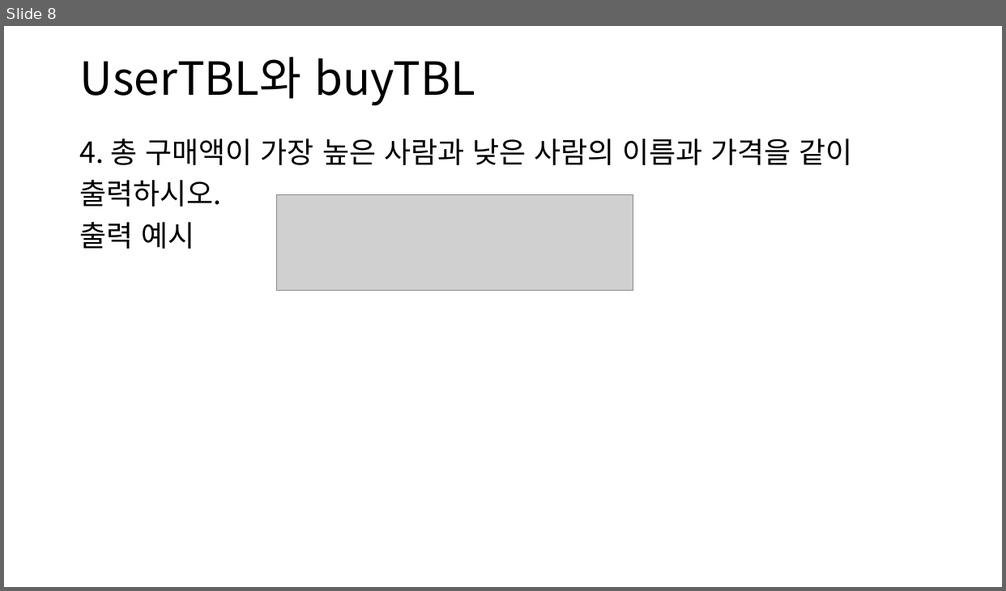
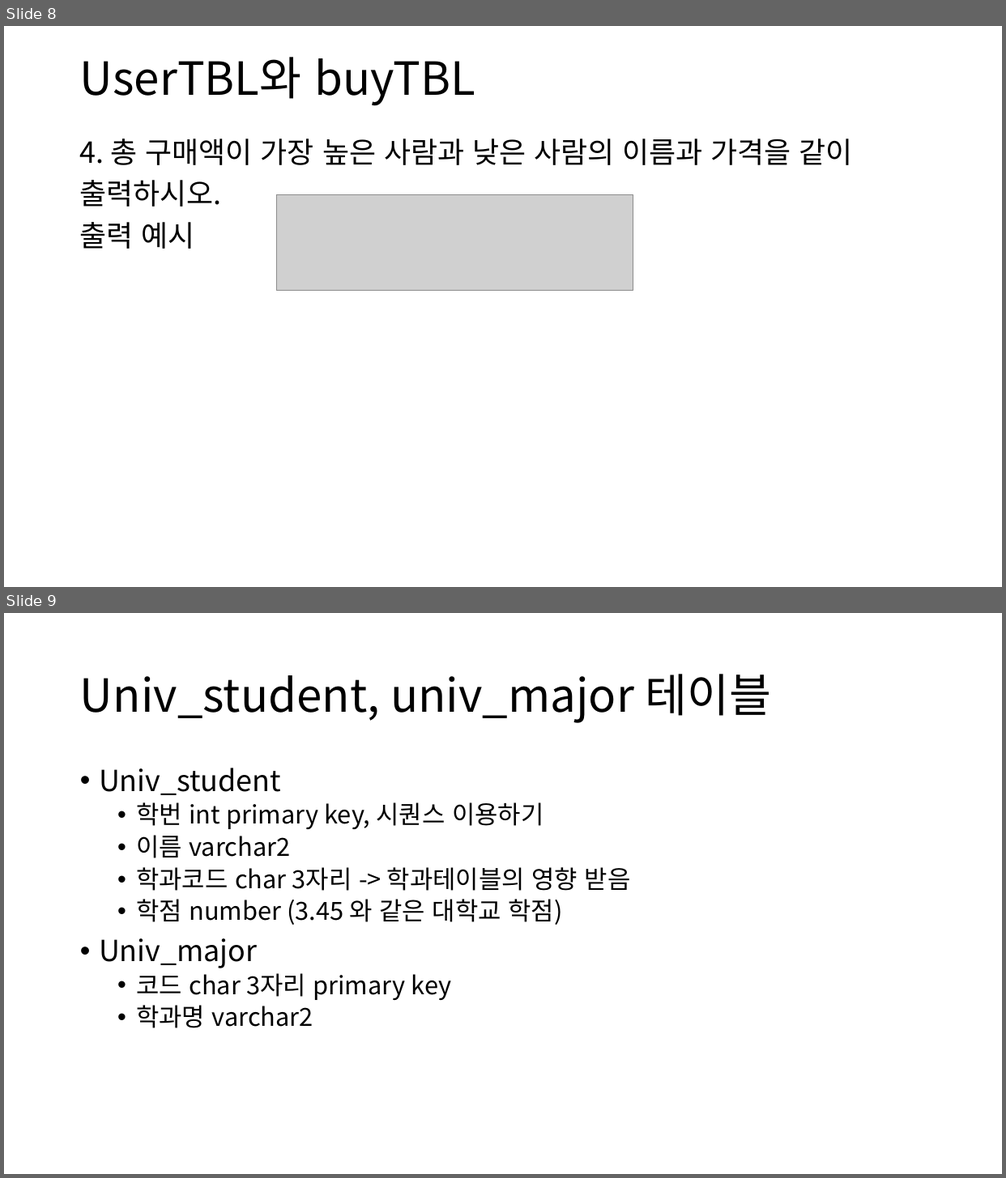
Before and after one commit to DongJoonLeeDJ/AI_501_4, a slide deck: djlee/DB/20211229/추가문제.pptx. Shown one above the other, each under a label of ours: slide 8 before the commit, slides 8 and 9 after it. The pictures are 1006x591 and 1006x1178 pixels, drawn with LibreOffice and Linux fonts; fonts in the diff are those of the drawing; grey boxes stand for pictures. Boxes give left, top, right and bottom in pixels: in the first picture for what was removed or moved away, otherwise in the second. Text is boxed around its words. In the diff, an @@ line names an element or a change of style, - is before the commit and + after.

```diff
--- a/djlee/DB/20211229/추가문제.pptx
+++ b/djlee/DB/20211229/추가문제.pptx
@@ slide 9 added at [4,613,1002,1174], background #FFFFFF @@
@@ title added at [80,674,771,723], 44 pt, text #000000 @@
+Univ_student, univ_major 테이블
@@ text added at [99,768,631,1029], 24 pt, text #000000 @@
+• Univ_student
+  • 학번 int primary key, 시퀀스 이용하기
+  • 이름 varchar2
+  • 학과코드 char 3자리 -> 학과테이블의 영향 받음
+  • 학점 number (3.45 와 같은 대학교 학점)
+• Univ_major
+  • 코드 char 3자리 primary key
+  • 학과명 varchar2
```
Also in this commit, not shown: 1 slide changed, 2 other slides added.
